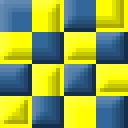
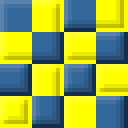
The second 128px x 128px image is a revision of the first. Changes to its layers:
pixels changed over 0, 0, 128, 128 (layer not identified)
